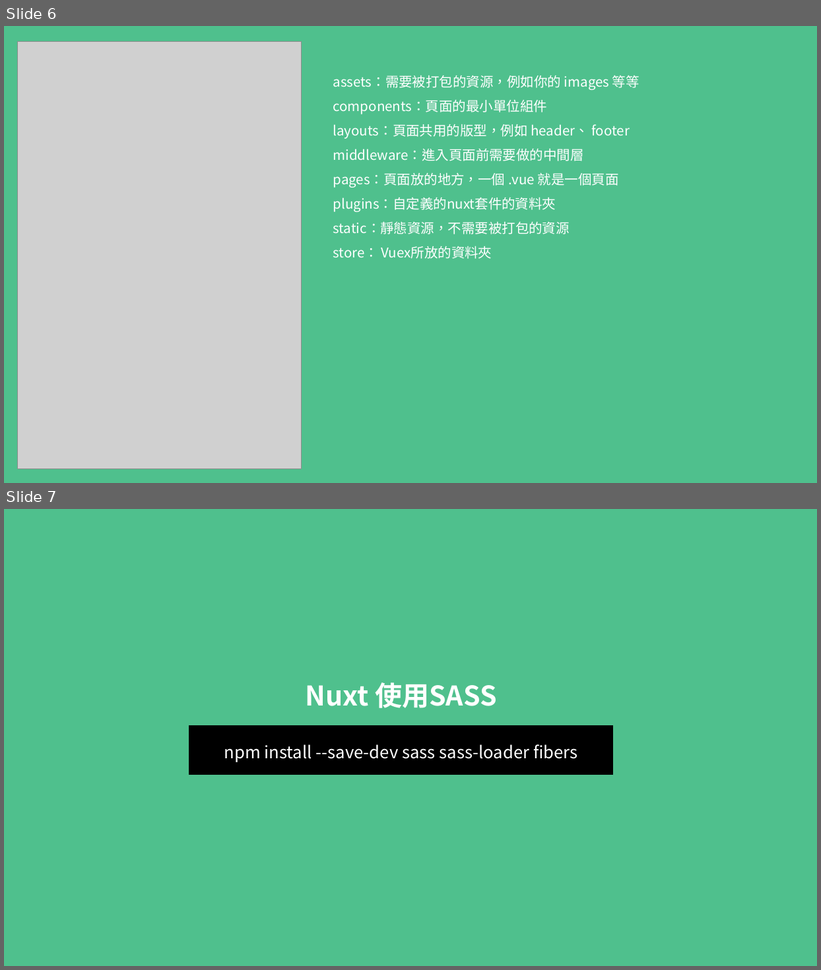
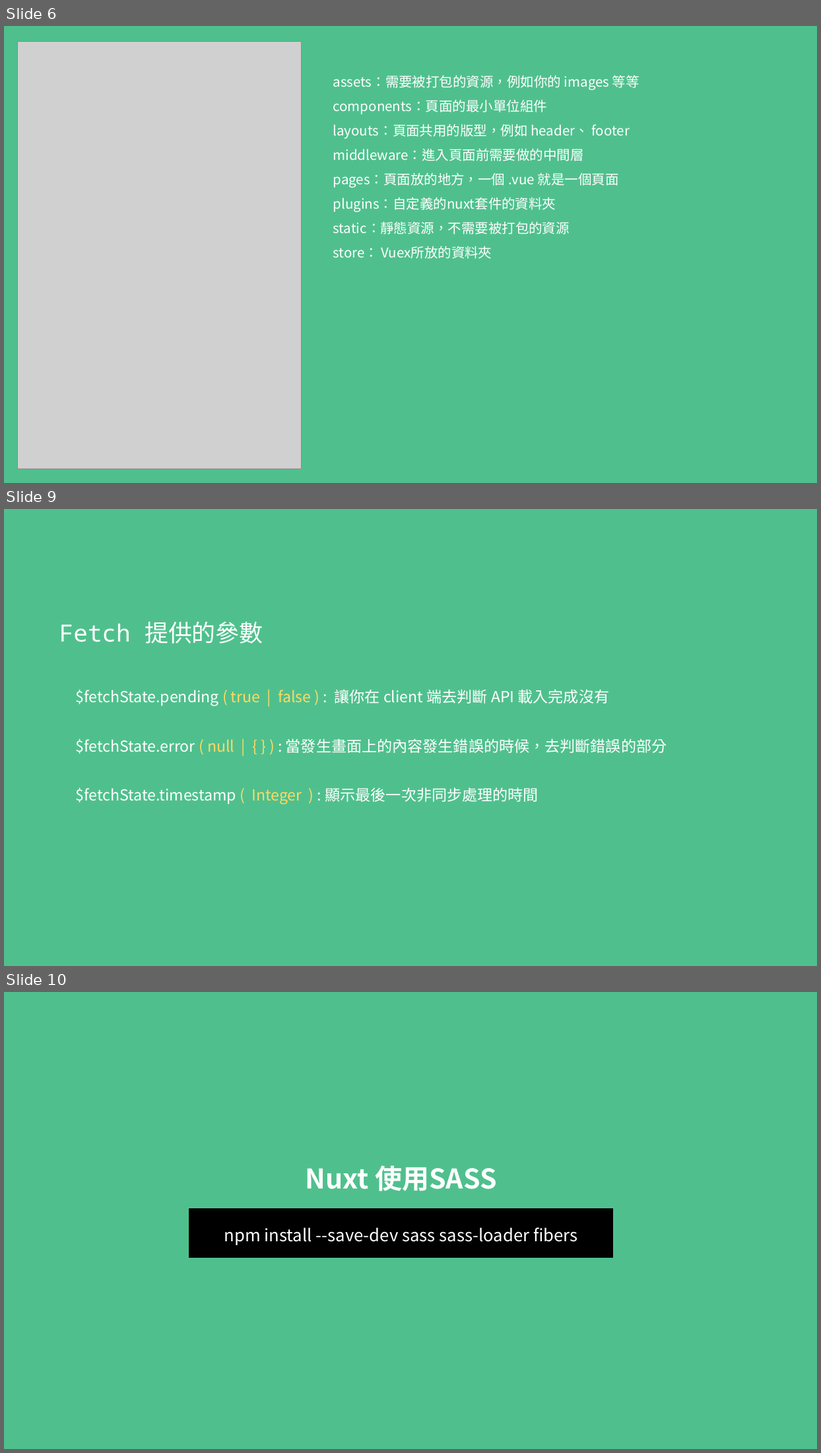
Before and after one commit to MikeOnlineCourse/Vue3_Course_Nuxt_Example, a slide deck: nuxt.pptx. Shown one above the other, each under a label of ours: slides 6 and 7 before the commit, slides 6, 9 and 10 after it; the slides between them are not shown. The pictures are 821x970 and 821x1453 pixels, drawn with LibreOffice and Linux fonts; fonts in the diff are those of the drawing; grey boxes stand for pictures. Boxes give left, top, right and bottom in pixels: in the first picture for what was removed or moved away, otherwise in the second. Text is boxed around its words. In the diff, an @@ line names an element or a change of style, - is before the commit and + after.

Commit message:
fix ppt

```diff
--- a/nuxt.pptx
+++ b/nuxt.pptx
@@ slide 9 added at box(4, 509, 817, 966), background #4FC08D @@
@@ title added at box(59, 621, 263, 644), 28 pt, text #FFFFFF @@
+Fetch 提供的參數
@@ text added at box(76, 689, 610, 706), 18 pt, text #FFFFFF @@
+$fetchState.pending ( true | false ) : 讓你在 client 端去判斷 API 載入完成沒有
@@ text added at box(76, 739, 667, 754), 18 pt, text #FFFFFF @@
+$fetchState.error ( null | { } ) : 當發生畫面上的內容發生錯誤的時候，去判斷錯誤的部分
@@ text added at box(76, 788, 539, 804), 18 pt, text #FFFFFF @@
+$fetchState.timestamp ( Integer ) : 顯示最後一次非同步處理的時間
@@ what was slide 7 is now slide 10 @@
```
Also in this commit, not shown: 2 other slides added.
